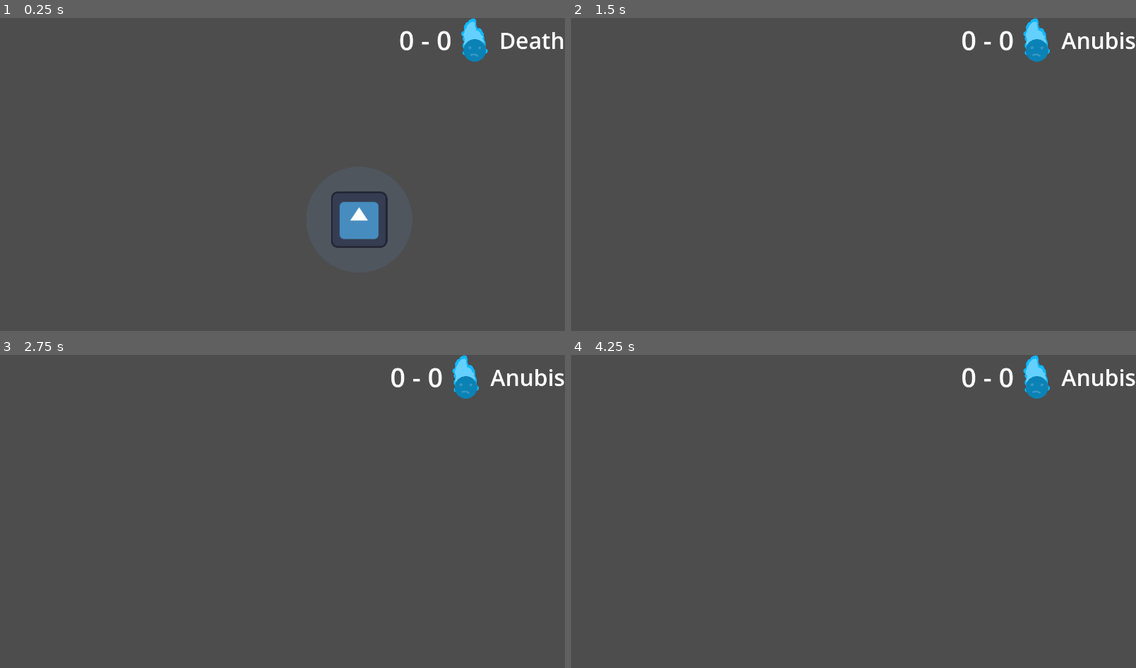
Above: before the commit, frames 1-4 (two rows, left to right).
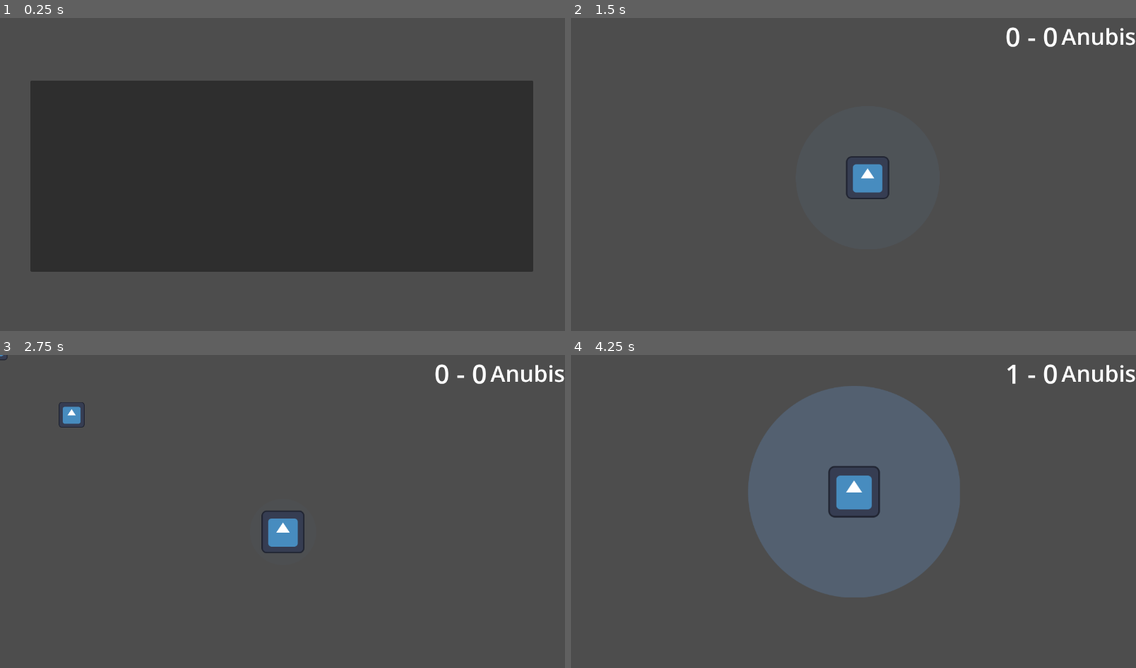
Above: after the commit, the same moments.

Repository: dkristia/Soul-Harvester
Game: Godot game, scene res://Scenes/StartManu/Menu.tscn
Same seed, same stepped clock (60 frames per second), same inputs: the game is played once before the commit and once after it. Before the commit the project starts from res://Scenes/Game/game.tscn. The engine's default icon, where the game draws it, is replaced by a stand-in: a white triangle on a blue panel in a dark square.
Inputs (mouse positions are in pixels of both pictures, inside the frame that each line leads up to):
- Up to frame 1 (0.25 s): no input
- Up to frame 2 (1.5 s): click (853, 177) at 0.52 s; tap Enter (ui_accept) at 1.25 s; move the mouse to (977, 161) at 1.27 s; hold D (right) from 1.28 s (still down); hold 2 (Anubis) from 1.28 s (still down)
- Up to frame 3 (2.75 s): tap Enter (ui_accept) at 1.52, 2.27 s; move the mouse to (169, 530) at 2.02 s; release D (right) at 2.03 s; release 2 (Anubis) at 2.03 s; hold S (down) from 2.03 s (still down); tap 2 (Anubis) at 2.1 s
- Up to frame 4 (4.25 s): move the mouse to (910, 442) at 2.77 s; release S (down) at 2.78 s; hold D (right) 2.78-3.53 s; hold 1 (Death) 2.78-3.53 s; tap 2 (Anubis) at 3.05, 3.8 s; move the mouse to (825, 577) at 3.52 s; hold W (up) from 3.53 s (still down); tap Mouse wheel up (zoomin) at 3.6 s; tap Enter (ui_accept) at 3.77 s

The runs differ from the first frame. In frame 1, 55% of the frame differs, in the area x 5-100%, y 0-82%; in frame 2, 1.7%; in frame 3, 2.0%; in frame 4, 20%.

Commit message:
add menu

Diff:
--- a/Objects/Player/camera.gd
+++ b/Objects/Player/camera.gd
@@ -1,7 +1,14 @@
 extends Camera2D
 
+var starting = true
+var zoomDerivative = 0.98
+
+func _ready():
+	zoom = Vector2(0.01, 0.01)
 
 func _process(delta):
+	if starting:
+		_start_zoom(delta)
 	var za = zoom.x * 0.2
 	var zoomamount = Vector2(za, za)
 	if Input.is_action_just_pressed("zoomout"):
@@ -13,3 +20,9 @@
 		zoom = Vector2(3, 3)
 	elif zoom.x < 0.2:
 		zoom = Vector2(0.2, 0.2)
+
+func _start_zoom(delta):
+	zoomDerivative = zoomDerivative**1.1
+	zoom += delta * Vector2(zoomDerivative, zoomDerivative)
+	if zoom >= Vector2(1, 1):
+		starting = false
--- a/Objects/Player/player.gd
+++ b/Objects/Player/player.gd
@@ -1,6 +1,6 @@
 extends CharacterBody2D
 
-@export var speed = 2000
+@export var speed = 20
 @onready var global = $"/root/Global"
 
 func _ready():
--- a/Scenes/GUI/GUI.gd
+++ b/Scenes/GUI/GUI.gd
@@ -2,8 +2,10 @@
 
 @onready var soulLabel = $CanvasLayer/HBoxContainer/MarginContainer/Souls
 @onready var DeathLabel = $CanvasLayer/HBoxContainer/MarginContainer3/De_Anu
+@onready var AnubisEyes = $CanvasLayer/HBoxContainer/MarginContainer4/TextureRect
 @onready var global = $"/root/Global"
 
 func _process(delta):
 	soulLabel.text = str(global.Dsouls) + " - " + str(global.Asouls)
 	DeathLabel.text = global.DeathLabel
+	AnubisEyes.visible = global.EyesVisible
--- a/Scenes/GUI/GUI.tscn
+++ b/Scenes/GUI/GUI.tscn
@@ -1,7 +1,7 @@
 [gd_scene load_steps=5 format=3 uid="uid://dmtf1ngn0r3sk"]
 
-[ext_resource type="Texture2D" uid="uid://bjh5nlvywuuhh" path="res://Assets/soul.png" id="1_1s835"]
 [ext_resource type="Script" path="res://Scenes/GUI/GUI.gd" id="1_cfqvc"]
+[ext_resource type="Texture2D" uid="uid://btg4kt2a8u0wg" path="res://Assets/AnubisEyes.png" id="2_f2i5n"]
 
 [sub_resource type="LabelSettings" id="LabelSettings_ybedg"]
 font_size = 60
@@ -43,9 +43,11 @@
 layout_mode = 2
 
 [node name="TextureRect" type="TextureRect" parent="CanvasLayer/HBoxContainer/MarginContainer4"]
+visible = false
 texture_filter = 1
 layout_mode = 2
-texture = ExtResource("1_1s835")
+texture = ExtResource("2_f2i5n")
+expand_mode = 2
 
 [node name="MarginContainer3" type="MarginContainer" parent="CanvasLayer/HBoxContainer"]
 layout_mode = 2
--- a/Scenes/Game/game.gd
+++ b/Scenes/Game/game.gd
@@ -12,6 +12,7 @@
 	if Input.is_action_pressed("Death"):
 		global.AnubisMode = false
 		global.DeathLabel = "Death"
+
 func _on_soul_spawner_timeout():
 	var soul = _soul.instantiate()
 	add_child(soul)
--- /dev/null
+++ b/Scenes/StartManu/Menu.gd
@@ -0,0 +1,12 @@
+extends Node2D
+
+# Called when the node enters the scene tree for the first time.
+func _ready():
+	pass # Replace with function body.
+
+# Called every frame. 'delta' is the elapsed time since the previous frame.
+func _process(delta):
+	pass
+
+func _on_play_pressed():
+	get_tree().change_scene_to_file("res://Scenes/Game/game.tscn")
--- /dev/null
+++ b/Scenes/StartManu/Menu.tscn
@@ -0,0 +1,14 @@
+[gd_scene load_steps=2 format=3 uid="uid://c7qwsdk0q0q8g"]
+
+[ext_resource type="Script" path="res://Scenes/StartManu/Menu.gd" id="1_7l73n"]
+
+[node name="Menu" type="Node2D"]
+script = ExtResource("1_7l73n")
+
+[node name="Play" type="Button" parent="."]
+offset_left = 69.0
+offset_top = 142.0
+offset_right = 1208.0
+offset_bottom = 576.0
+
+[connection signal="pressed" from="Play" to="." method="_on_play_pressed"]
--- a/global.gd
+++ b/global.gd
@@ -2,6 +2,7 @@
 
 @export var DeathLabel = "Death"
 @export var AnubisMode = false
+@export var EyesVisible = false
 @export var Asouls = 0
 @export var Dsouls = 0
 @export var good = 1
--- a/project.godot
+++ b/project.godot
@@ -11,7 +11,7 @@
 [application]
 
 config/name="Wild Jam 62"
-run/main_scene="res://Scenes/Game/game.tscn"
+run/main_scene="res://Scenes/StartManu/Menu.tscn"
 config/features=PackedStringArray("4.1", "Forward Plus")
 config/icon="res://icon.svg"
 
Binary file added: Assets/AnubisEyes.png
Not shown, added: Assets/AnubisEyes.png.import
